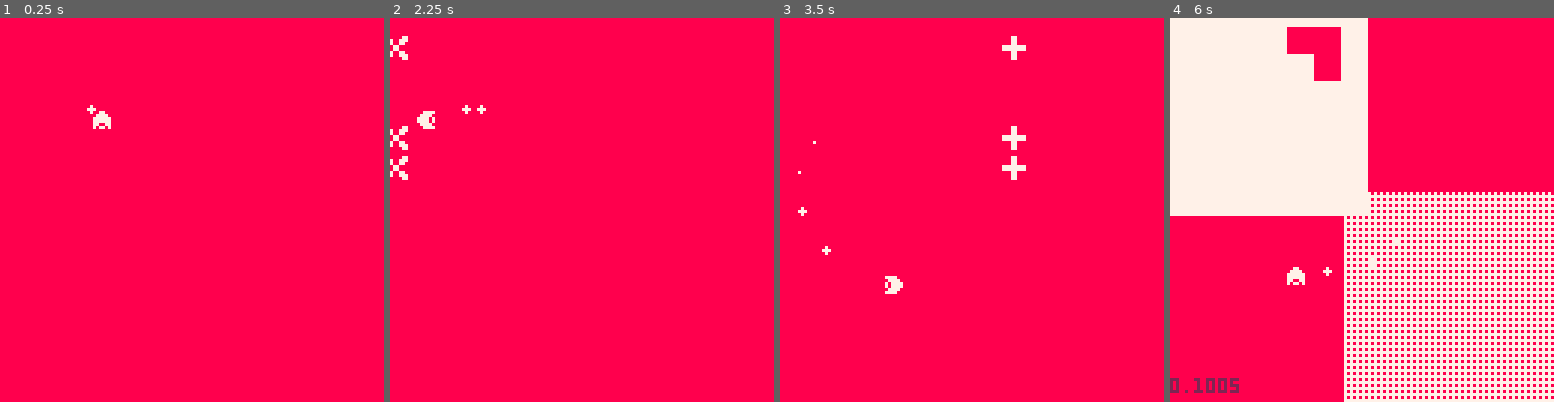
Above: before the commit, frames 1-4 (left to right).
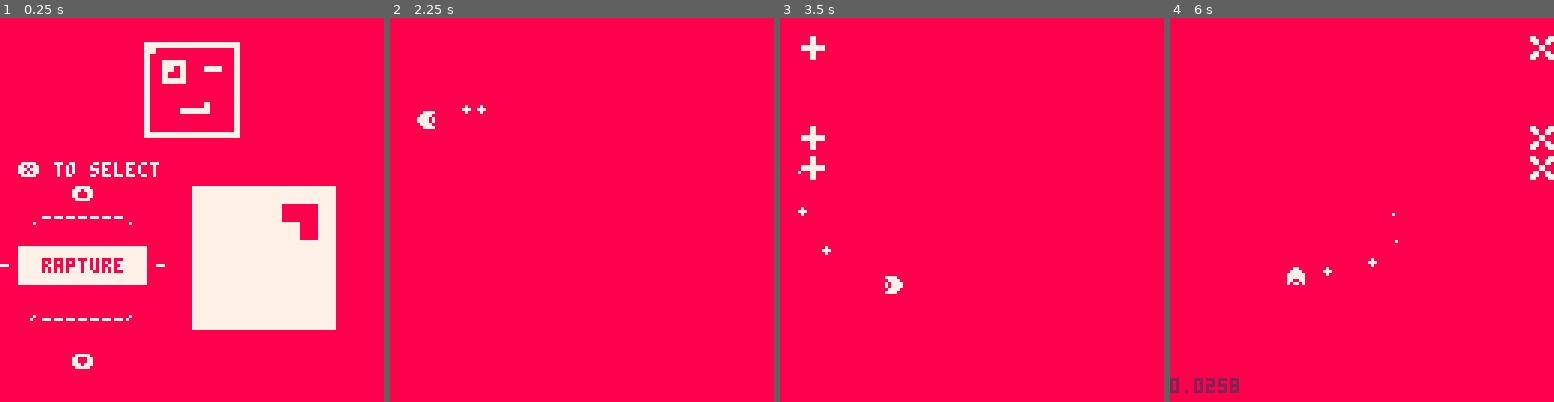
Above: after the commit, the same moments.

Repository: eguneys/pico8-jam
Game: PICO-8 cartridge arythmia.p8
Same seed, same stepped clock (60 frames per second), same inputs: the game is played once before the commit and once after it.
Inputs:
- Up to frame 1 (0.25 s): no input
- Up to frame 2 (2.25 s): tap X (X key) at 1.07, 2.07 s; hold Left from 1.97 s (still down)
- Up to frame 3 (3.5 s): release Left at 2.37 s; tap X (X key) every 0.33 s from 2.4 to 3.4 s; hold Down 2.42-2.82 s; hold Right from 2.87 s (still down)
- Up to frame 4 (6 s): release Right at 3.53 s; hold Up 3.58-4.08 s; tap X (X key) every 0.33 s from 3.73 to 5.73 s; hold Right 4.13-4.53 s; hold Down 4.58-5.08 s; hold Left 5.13-5.8 s; hold Up from 5.85 s (still down)

The runs differ from the first frame. In frame 1, 20% of the frame differs, in the area x 0-88%, y 6-92%; in frame 2, 0.4%; in frame 3, 1.0%; in frame 4, 48%, in the area x 0-100%, y 0-100%.

Commit message:
end scene

Diff:
--- a/arythmia.p8
+++ b/arythmia.p8
@@ -7,13 +7,10 @@
 daccel=0.5
 pdeccel=1
 
-function _init()
-   init_play()
-end
-
-function init_play()
+function init_play(scene)
    sfx_delay = 0
    init_delay = 0
+   end_delay = 0
 
    edges={}
 
@@ -25,7 +22,7 @@
 
    t=0
 
-   init_level(1)
+   init_level(stats.current)
    init_player()
 
    init_edge(1,0)
@@ -492,6 +489,7 @@
       sfx(1)
       p.dash_grace = 15
       p.dash_time = 4
+      stats.dash += 1
 
       if p.inx!=0 then
          if p.iny!=0 then
@@ -538,6 +536,8 @@
    p.x += p.dx
    p.y += p.dy
 
+   stats.distance += p.dx + p.dy
+
    p.t+=1
 
    if p.x < -4 then
@@ -566,10 +565,16 @@
       p.collide -= 1
       if p.collide == 0 then
          deli(p.life, #p.life)
+
+         stats.flawless = false
+
          if #p.life == 0 then
             music(-1)
             sfx(4)
             init_delay=120
+
+            stats.death += 1
+
          end
       end
    end
@@ -644,7 +649,7 @@
    end
 end
 
-function _update()
+function update_play(play)
 
    if shake > 0 then
       shake -= 1
@@ -684,6 +689,20 @@
       collide_player(obj.cbox)
    end
 
+   if #objects == 0 and #fsobjects == 0 then
+      if end_delay == 0 then
+         music(-1)
+         end_delay = 60
+      end
+   end
+
+   if end_delay > 0 then
+      end_delay -= 1
+      if end_delay == 0 then
+         transition(end_scene, stats)
+      end
+   end
+
    for e in all(edges) do
       update_edge(e)
       collide_player(e)
@@ -695,11 +714,13 @@
          init_play()
       end
    else
-      update_player(player)
-   end
-end
-
-function _draw()
+      if end_delay == 0 then
+         update_player(player)
+      end
+   end
+end
+
+function draw_play(play)
    cls()
 
    camera(shakex,shakey)
@@ -759,15 +780,24 @@
       10,136,-8,100,0,
       11,-8,136,100,0,
       11,136,-8,50,11,136,-8,100,0,
+      7,37,64,64,0,
+      3,53,20,3,53,60,3,53,100,0,
+      9,0,8,0,0,
+      9,0,9,128,0,0,
+      0,4,25,60,4,25,30,4,25,90,0,
+      0,3,53,100,3,53,80,3,53,70,0,
+      0,3,53,20,3,53,60,0,
+      0,3,21,100,0,0
    }
 }
 
 levels = {
-   level1
+   level1, "rapture", 5,
+   level1, "dark earth", 6
 }
 
 function init_level(level)
-   level = levels[level]
+   level = levels[level * 3 - 2]
 
    local t = 0
    local i = 1
@@ -836,6 +866,200 @@
 end
 
 -->8
+
+function reset_stats(level)
+   stats = {
+      current=level,
+      flawless=true,
+      death=0,
+      distance=0,
+      dash=0
+   }
+end
+
+function init_menu(menu)
+
+   menu.data = {
+      t = 0,
+      i = 0,
+      spin=0
+   }
+
+end
+
+function update_menu(menu)
+
+   menu.data.t += 1
+
+   if btnp(⬆️) then
+      menu.data.spin=-5
+   end
+
+   if btnp(⬇️) then
+      menu.data.spin=5
+   end
+
+   if btnp(❎) then
+      reset_stats(menu.data.i + 1)
+      transition(play_scene)
+   end
+
+   if menu.data.spin < 0 then
+      menu.data.spin+=1
+      if menu.data.spin == 0 then
+         menu.data.t = 0
+         menu.data.i-=1
+         menu.data.i += #levels/3
+         menu.data.i %= #levels/3
+      end
+   end
+
+   if menu.data.spin > 0 then
+      menu.data.spin-=1
+      if menu.data.spin == 0 then
+         menu.data.t = 0
+         menu.data.i+=1
+         menu.data.i %= #levels/3
+      end
+   end
+
+end
+
+function draw_menu(menu)
+   cls()
+
+   rectfill(0,0,128,128,8)
+
+   color(7)
+
+   local name = levels[(menu.data.i + 1) * 3 - 1]
+   local si = levels[(menu.data.i + 1) * 3]
+
+   sspr(0,32,16,16,48,8,32,32)
+
+   local lx = (si % 16) * 8
+   local ly = flr(si / 16) * 8
+
+   if (menu.data.t % 30 < 20) then
+      sspr(lx,ly,8,8,64,56,48,48)
+   end
+
+   color(7)
+   print("❎ to select", 8 + sin(menu.data.t % 60 / 60) * 2, 48)
+   print("⬆️", 24, 48+8)
+   print(".-------.", 10, 48+16)
+   print("-", 0, 48+32)
+
+   rectfill(6,
+            48+32-4,
+            48,
+            48+32+8)
+
+   color(8)
+   print(name, 28 - (#name/2) * 4,
+         48+32 +
+            (menu.data.spin != 0 and (sgn(menu.data.spin) - menu.data.spin / 5) * 8 or 0))
+   color(7)
+   print("-", 52,48+32)
+   print(",_______,", 10, 48+48)
+   print("⬇️", 24, 48+64)
+
+
+end
+
+function init_end(scene, stats)
+   dbg=scene
+   music(-1)
+
+   scene.stats = stats
+   scene.data = {
+      t=0
+   }
+end
+
+function update_end(scene)
+   scene.data.t += 1
+
+   if scene.data.t > 15 and btnp(❎) then
+      transition(menu_scene)
+   end
+end
+
+function draw_end(scene)
+   cls()
+
+   rectfill(0,0,128,56,8)
+   rectfill(0,56,128,128,7)
+   rectfill(0,40,128,48,7)
+   rectfill(0,30,128,34,7)
+   rectfill(0,24,128,26,7)
+
+   local name = levels[stats.current * 3 - 1]
+   local si = levels[stats.current * 3]
+
+   print(name, 40 + scene.data.t * 0.8 % 180 - 80, 30, 8)
+
+   print("(*-^) completed *0_0*  completed  (;o;)  completed", scene.data.t * 2 % 320 - 180, 50, 7)
+
+   if stats.flawless then
+      if scene.data.t % 20 < 10 then
+         print("-flawless!-", 16, 64, 8)
+      else
+         rectfill(14, 64, 60,68, 8)
+         print("-flawless!-", 16, 64, 7)
+      end
+   end
+
+   print("death:", 36, 72 + 16, 8)
+   print(scene.stats.death, 64, 72 + 16, 8)
+
+   print("distance:", 24, 80 + 16)
+   print(scene.stats.distance, 64, 80 + 16, 8)
+
+   print("dash:", 40, 88 + 16)
+   print(scene.stats.dash, 64, 88 + 16, 8)
+
+end
+
+-->8
+
+end_scene = {
+   init=init_end,
+   update=update_end,
+   draw=draw_end
+}
+
+menu_scene = {
+   init=init_menu,
+   update=update_menu,
+   draw=draw_menu
+}
+
+play_scene = {
+   init=init_play,
+   update=update_play,
+   draw=draw_play
+}
+
+function _init()
+   scene = menu_scene
+   scene.init(scene)
+end
+
+function _update()
+   scene.update(scene)
+end
+
+function _draw()
+   scene.draw(scene)
+end
+
+function transition(_scene, args)
+   scene = _scene
+   scene.init(scene, args)
+end
+
+-->8
 -- https://stackoverflow.com/questions/9324339/how-much-do-two-rectangles-overlap/9325084
 function box_intersect_ratio(a,b)
 
Not shown, changed: 23 lines of the sprite sheet (__gfx__) section of arythmia.p8
Not shown, changed: Arythmia.md
